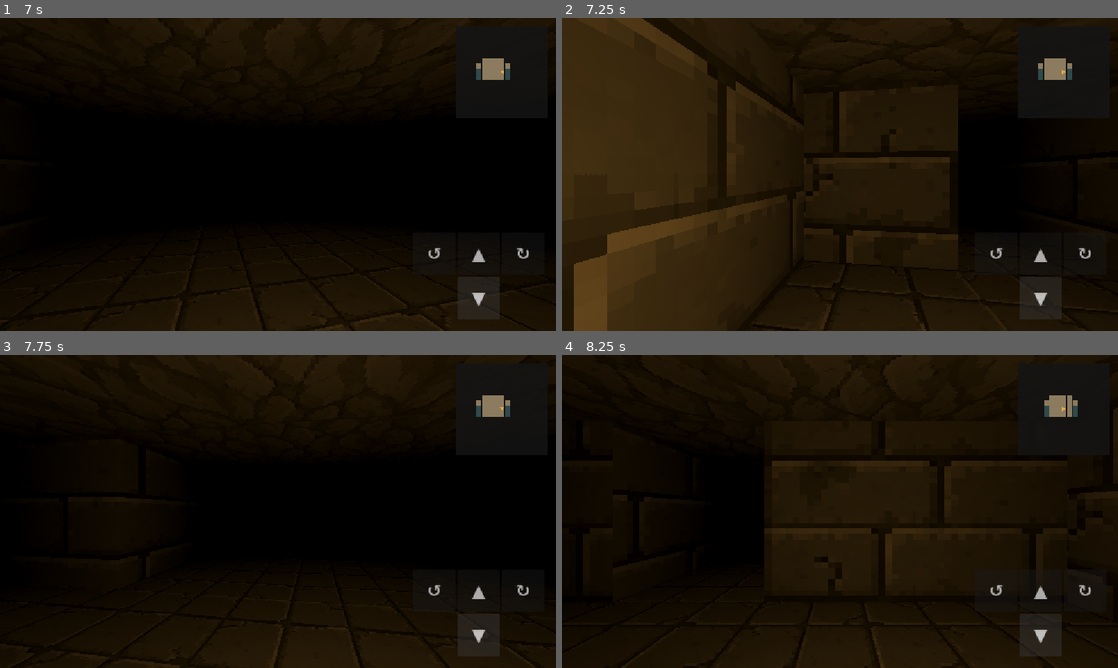
Above: before the commit, frames 1-4 (two rows, left to right).
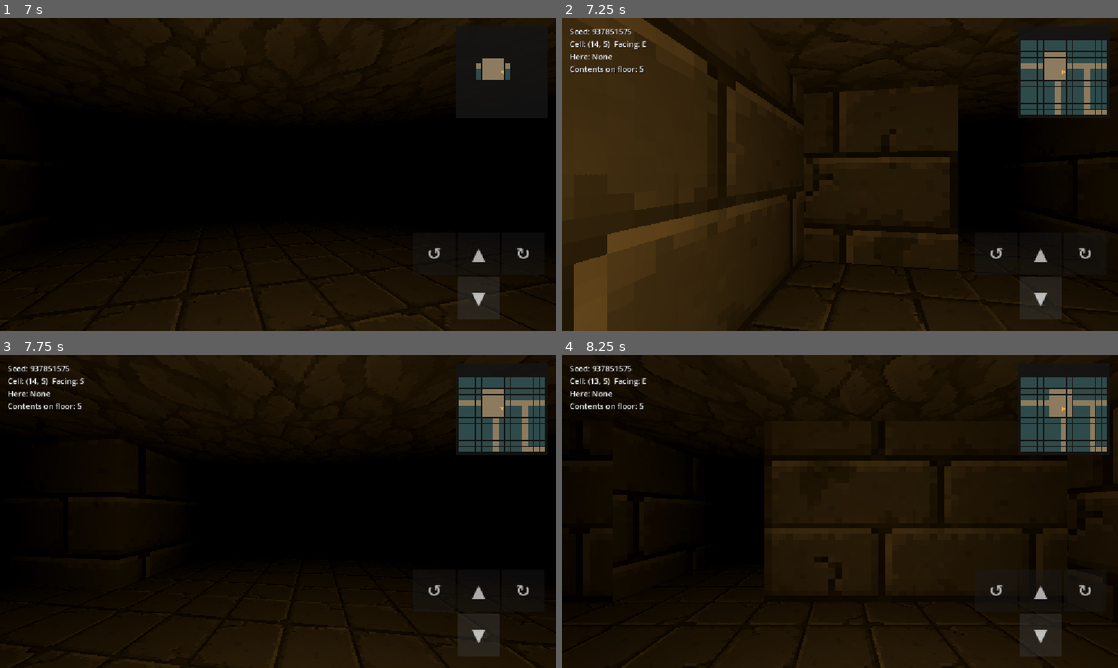
Above: after the commit, the same moments.

Repository: jonathanvarro/Depths
Game: Godot game, scene res://scenes/main.tscn
The game is run twice, just before and just after one commit, with the same random seed, the same clock (stepped at 60 frames per second) and the same inputs.
Inputs:
- Up to frame 1 (7 s): click "↺" at 0.5 s; click "▲" at 1.25 s; click "↻" at 2 s; click "▼" at 2.75 s; tap Enter at 3.5 s; hold D (turn_right) 3.53-4.28 s; hold S (move_back) 4.28-5.03 s; hold D (turn_right) 5.03-5.78 s; hold W (move_forward) 5.78-6.53 s; hold A (turn_left) from 6.53 s (still down)
- Up to frame 2 (7.25 s): keep holding A (turn_left); tap F3 (toggle_debug, bound only after the commit) at 7.15 s
- Up to frame 3 (7.75 s): keep holding A (turn_left)
- Up to frame 4 (8.25 s): release A (turn_left) at 8.03 s; hold S (move_back) from 8.03 s (still down)

Frame 1 is identical in both runs. In frame 2, 3.3% of the frame differs, in the area x 1-98%, y 3-31%; in frame 3, 3.2%; in frame 4, 3.2%.

Commit message:
Add per-cell contents with entry triggers and debug overlay
Cells can hold an encounter, chest, trap, strange object, rest spot, or
stairs, written as letters in the layout text. Entering a cell triggers
its contents once (stairs every time). The generator places contents in
most rooms without changing any seed's walls. F3 shows a debug overlay
and reveals the full map with content markers.

Closes #2

Co-Authored-By: Claude Opus 5.5 <noreply@anthropic.com>

Diff:
--- a/scripts/dungeon_map.gd
+++ b/scripts/dungeon_map.gd
@@ -1,16 +1,34 @@
 extends RefCounted
-## Grid layout of one dungeon floor, plus which cells the party has seen.
+## Grid layout of one dungeon floor: walls, what each cell contains, and
+## which cells the party has seen.
 ##
 ## Layout legend: '#' wall, '.' floor, 'S' party start (a floor cell).
+## Any letter in CONTENT_SYMBOLS is a floor cell holding that content.
 ## Grid coordinates are Vector2i(x, y): x grows east, y grows south.
+
+enum Content { NONE, ENCOUNTER, CHEST, TRAP, STRANGE_OBJECT, REST_SPOT, STAIRS_DOWN, STAIRS_UP }
 
 const WALL := "#"
 const START := "S"
+const CONTENT_SYMBOLS := {
+	"E": Content.ENCOUNTER,
+	"C": Content.CHEST,
+	"T": Content.TRAP,
+	"O": Content.STRANGE_OBJECT,
+	"R": Content.REST_SPOT,
+	">": Content.STAIRS_DOWN,
+	"<": Content.STAIRS_UP,
+}
+## Contents that trigger every time the party enters; the rest trigger once.
+const REPEATABLE: Array[Content] = [Content.STAIRS_DOWN, Content.STAIRS_UP]
 
 var width: int
 var height: int
 var start_cell := Vector2i.ZERO
 var explored := {}  # Vector2i -> true
+var contents := {}  # Vector2i -> Content (empty cells are absent)
+var triggered := {}  # Vector2i -> true, for one-time contents already used
+var discovered := {}  # Vector2i -> true, for any contents the party has entered
 
 var _rows: PackedStringArray
 
@@ -20,15 +38,38 @@
 	height = layout.size()
 	width = layout[0].length()
 	for y in height:
-		var x := layout[y].find(START)
-		if x != -1:
-			start_cell = Vector2i(x, y)
+		for x in width:
+			var symbol := layout[y][x]
+			if symbol == START:
+				start_cell = Vector2i(x, y)
+			elif CONTENT_SYMBOLS.has(symbol):
+				contents[Vector2i(x, y)] = CONTENT_SYMBOLS[symbol]
 
 
 func is_wall(cell: Vector2i) -> bool:
 	if cell.x < 0 or cell.y < 0 or cell.x >= width or cell.y >= height:
 		return true
 	return _rows[cell.y][cell.x] == WALL
+
+
+func content_at(cell: Vector2i) -> Content:
+	return contents.get(cell, Content.NONE)
+
+
+## Called when the party steps into a cell. Returns the content that should
+## happen now, or NONE if the cell is empty or its one-time content is used up.
+func enter(cell: Vector2i) -> Content:
+	var content := content_at(cell)
+	if content == Content.NONE or triggered.has(cell):
+		return Content.NONE
+	discovered[cell] = true
+	if content not in REPEATABLE:
+		triggered[cell] = true
+	return content
+
+
+static func content_name(content: Content) -> String:
+	return Content.keys()[content].capitalize()
 
 
 ## True if a floor cell borders this wall; buried walls never need drawing.
--- a/scripts/floor_generator.gd
+++ b/scripts/floor_generator.gd
@@ -14,6 +14,11 @@
 ## Chance per room of one extra corridor, so the floor has loops rather than
 ## only dead ends (gives the player alternative routes back).
 const EXTRA_CORRIDOR_CHANCE := 0.35
+## Chance that a room (other than the start room) holds something.
+const ROOM_CONTENT_CHANCE := 0.75
+## Layout symbols (see dungeon_map.gd) and how often each is picked.
+## Stairs are placed separately (issue #4).
+const ROOM_CONTENT_WEIGHTS := {"E": 3, "C": 2, "T": 2, "O": 1, "R": 1}
 
 
 static func generate(seed_value: int) -> PackedStringArray:
@@ -47,16 +52,38 @@
 			_carve_corridor(open, rng, _center(rooms[i]), _center(rooms[rng.randi_range(0, i - 1)]))
 
 	var start := _center(rooms[0])
+	# Placed after all corridors so adding contents never changes a seed's walls.
+	var symbols := {}  # Vector2i -> layout symbol
+	for room: Rect2i in rooms.slice(1):
+		if rng.randf() < ROOM_CONTENT_CHANCE:
+			var cell := room.position + Vector2i(rng.randi_range(0, room.size.x - 1), rng.randi_range(0, room.size.y - 1))
+			symbols[cell] = _pick_weighted(rng, ROOM_CONTENT_WEIGHTS)
+
 	var layout := PackedStringArray()
 	for y in HEIGHT:
 		var row := ""
 		for x in WIDTH:
-			if Vector2i(x, y) == start:
+			var cell := Vector2i(x, y)
+			if cell == start:
 				row += "S"
+			elif symbols.has(cell):
+				row += symbols[cell]
 			else:
 				row += "." if open[y * WIDTH + x] else "#"
 		layout.append(row)
 	return layout
+
+
+static func _pick_weighted(rng: RandomNumberGenerator, weights: Dictionary) -> String:
+	var total := 0
+	for key in weights:
+		total += weights[key]
+	var roll := rng.randi_range(1, total)
+	for key in weights:
+		roll -= weights[key]
+		if roll <= 0:
+			return key
+	return weights.keys()[0]
 
 
 static func _center(room: Rect2i) -> Vector2i:
--- a/scripts/main.gd
+++ b/scripts/main.gd
@@ -15,16 +15,17 @@
 const WALL_HEIGHT := 2.4
 
 ## Hand-drawn floor for debugging (see use_debug_layout).
-## '#' wall, '.' floor, 'S' start. Rows must all be the same length.
+## '#' wall, '.' floor, 'S' start, other letters are contents (see
+## dungeon_map.gd). Rows must all be the same length.
 const DEBUG_LAYOUT := [
 	"############",
-	"#S...#.....#",
+	"#S.C.#..E..#",
 	"#.##.#.###.#",
 	"#.#..#...#.#",
 	"#.#.####.#.#",
 	"#...#....#.#",
 	"###.#.####.#",
-	"#.....#....#",
+	"#..T..#..R.#",
 	"#.###.#.##.#",
 	"#...#...#..#",
 	"############",
@@ -36,37 +37,95 @@
 	"move_back": [KEY_S, KEY_DOWN],
 	"turn_left": [KEY_A, KEY_LEFT],
 	"turn_right": [KEY_D, KEY_RIGHT],
+	"toggle_debug": [KEY_F3],
 }
 
 const TOUCH_BUTTON_SIZE := Vector2(88, 88)
+const MESSAGE_SECONDS := 2.0
 
 ## Seed for the generated floor; 0 picks a new random floor each run.
 ## Every run prints its seed, so a floor worth revisiting can be replayed.
 @export var floor_seed := 0
 ## Use DEBUG_LAYOUT instead of generating a floor.
 @export var use_debug_layout := false
+## Start with the debug overlay on (F3 toggles it while playing).
+@export var show_debug := false
+
+var _map  # dungeon_map.gd
+var _seed_text := "debug layout"
+var _minimap: Control
+var _debug_label: Label
+var _message_label: Label
+var _message_tween: Tween
 
 
 func _ready() -> void:
 	_register_input_actions()
 	var map = DungeonMap.new(_make_layout())
+	_map = map
 	_build_environment()
 	_build_floor(map)
 
-	var minimap := Minimap.new()
-	minimap.setup(map)
+	_minimap = Minimap.new()
+	_minimap.setup(map)
+	_build_ui(_minimap)
 	var party := Party.new()
-	party.moved.connect(minimap.on_party_moved)
+	party.moved.connect(_minimap.on_party_moved)
+	party.moved.connect(_on_party_moved)
+	party.entered_cell.connect(_on_party_entered_cell)
 	add_child(party)
 	party.setup(map, CELL_SIZE)
-
-	_build_ui(minimap)
+	_set_debug(show_debug)
+
+
+func _unhandled_input(event: InputEvent) -> void:
+	if event.is_action_pressed("toggle_debug"):
+		_set_debug(not _debug_label.visible)
+
+
+## Placeholder for real encounters: for now each content just announces itself.
+func _on_party_entered_cell(cell: Vector2i) -> void:
+	var content: int = _map.enter(cell)
+	if content == DungeonMap.Content.NONE:
+		return
+	var content_text := DungeonMap.content_name(content)
+	print("Entered %s at %s" % [content_text, cell])
+	_show_message(content_text)
+
+
+func _on_party_moved(cell: Vector2i, facing: int) -> void:
+	var content: int = _map.content_at(cell)
+	var state := ""
+	if content != DungeonMap.Content.NONE:
+		state = " (used)" if _map.triggered.has(cell) else ""
+	_debug_label.text = "Seed: %s
+Cell: %s  Facing: %s
+Here: %s%s
+Contents on floor: %d" % [
+		_seed_text, cell, ["N", "E", "S", "W"][facing],
+		DungeonMap.content_name(content), state, _map.contents.size()]
+
+
+func _set_debug(enabled: bool) -> void:
+	_debug_label.visible = enabled
+	_minimap.reveal_all = enabled
+
+
+func _show_message(text: String) -> void:
+	if _message_tween:
+		_message_tween.kill()
+	_message_label.text = text
+	_message_label.modulate.a = 1.0
+	_message_tween = create_tween()
+	_message_tween.tween_interval(MESSAGE_SECONDS)
+	_message_tween.tween_property(_message_label, "modulate:a", 0.0, 0.5)
 
 
 func _make_layout() -> PackedStringArray:
 	if use_debug_layout:
 		return PackedStringArray(DEBUG_LAYOUT)
 	var seed_value := floor_seed if floor_seed != 0 else randi()
+	_seed_text = str(seed_value)
 	print("Floor seed: ", seed_value)
 	return FloorGenerator.generate(seed_value)
 
@@ -143,6 +202,22 @@
 	_set_margins(map_corner, 16)
 	map_corner.add_child(minimap)
 	ui.add_child(map_corner)
+
+	_debug_label = Label.new()
+	_debug_label.position = Vector2(16, 16)
+	_debug_label.add_theme_color_override("font_shadow_color", Color.BLACK)
+	ui.add_child(_debug_label)
+
+	_message_label = Label.new()
+	_message_label.set_anchors_and_offsets_preset(Control.PRESET_CENTER_TOP)
+	_message_label.grow_horizontal = Control.GROW_DIRECTION_BOTH
+	_message_label.position.y = 48
+	_message_label.horizontal_alignment = HORIZONTAL_ALIGNMENT_CENTER
+	_message_label.add_theme_font_size_override("font_size", 32)
+	_message_label.add_theme_color_override("font_color", Color("e8d9b0"))
+	_message_label.add_theme_color_override("font_shadow_color", Color.BLACK)
+	_message_label.modulate.a = 0.0
+	ui.add_child(_message_label)
 
 	# Touch pad:   [ ↺ ] [ ▲ ] [ ↻ ]
 	#                    [ ▼ ]
--- a/scripts/minimap.gd
+++ b/scripts/minimap.gd
@@ -10,10 +10,25 @@
 const COLOR_FLOOR := Color("8c7b5e")  # dirty parchment
 const COLOR_WALL := Color("2f4a4a")   # muted teal
 const COLOR_PARTY := Color("e8a84a")  # lantern amber
+## Marker colours for cell contents, keyed by dungeon_map.gd's Content values.
+const CONTENT_COLORS := {
+	1: Color("b03a2e"),  # ENCOUNTER
+	2: Color("d9b44a"),  # CHEST
+	3: Color("8e5ba8"),  # TRAP
+	4: Color("5fb3b3"),  # STRANGE_OBJECT
+	5: Color("6fa35a"),  # REST_SPOT
+	6: Color("e8e2d0"),  # STAIRS_DOWN
+	7: Color("e8e2d0"),  # STAIRS_UP
+}
 
 var map  # dungeon_map.gd
 var party_cell := Vector2i.ZERO
 var party_facing := 0
+## Debug: show every cell and its contents, explored or not.
+var reveal_all := false:
+	set(value):
+		reveal_all = value
+		queue_redraw()
 
 
 func setup(dungeon_map) -> void:
@@ -38,10 +53,17 @@
 	for y in VIEW_CELLS:
 		for x in VIEW_CELLS:
 			var c := top_left + Vector2i(x, y)
-			if not map.explored.has(c) or c.x < 0 or c.y < 0 or c.x >= map.width or c.y >= map.height:
+			if not (reveal_all or map.explored.has(c)) or c.x < 0 or c.y < 0 or c.x >= map.width or c.y >= map.height:
 				continue
 			var color: Color = COLOR_WALL if map.is_wall(c) else COLOR_FLOOR
 			draw_rect(Rect2(origin + Vector2(x, y) * TILE, Vector2(TILE, TILE) - Vector2.ONE), color)
+			# Contents appear once discovered (or always, in debug).
+			var content: int = map.content_at(c)
+			if content != 0 and (reveal_all or map.discovered.has(c)):
+				var marker: Color = CONTENT_COLORS[content]
+				if map.triggered.has(c):
+					marker = marker.darkened(0.4)
+				draw_circle(origin + (Vector2(x, y) + Vector2(0.5, 0.5)) * TILE, TILE * 0.3, marker)
 
 	# Arrow pointing the way the party faces (rotation 0 = north = up).
 	var center := origin + (Vector2(half, half) + Vector2(0.5, 0.5)) * TILE
--- a/scripts/party.gd
+++ b/scripts/party.gd
@@ -7,6 +7,8 @@
 ## Holding an action repeats it once each move finishes.
 
 signal moved(cell: Vector2i, facing: int)
+## Fires when a step into a new cell finishes (not on turns or wall bumps).
+signal entered_cell(cell: Vector2i)
 
 ## Facing index: 0 north, 1 east, 2 south, 3 west.
 const DIRECTIONS: Array[Vector2i] = [Vector2i(0, -1), Vector2i(1, 0), Vector2i(0, 1), Vector2i(-1, 0)]
@@ -80,6 +82,7 @@
 		tween.tween_property(self, "position", _cell_to_world(cell), MOVE_TIME)
 		map.reveal_around(cell)
 		moved.emit(cell, facing)
+		tween.finished.connect(func(): entered_cell.emit(cell))
 	tween.finished.connect(func(): _busy = false)
 
 
Not shown, added: art/textures/stone-v1/in-game-preview.png.import
Not shown, changed: AGENTS.md
Not shown, changed: NOTES.md
